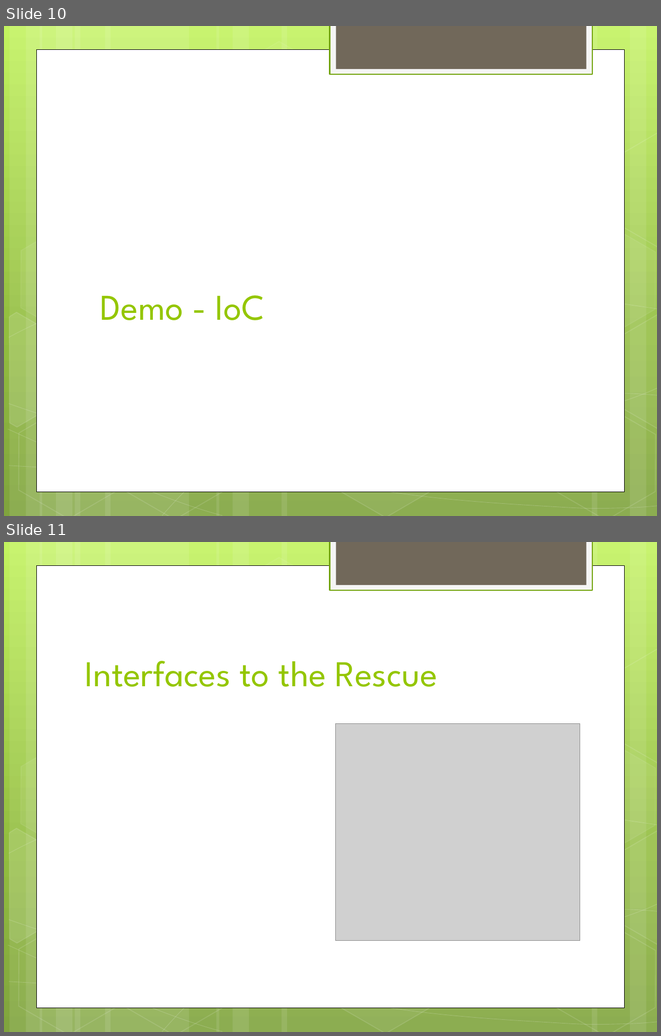
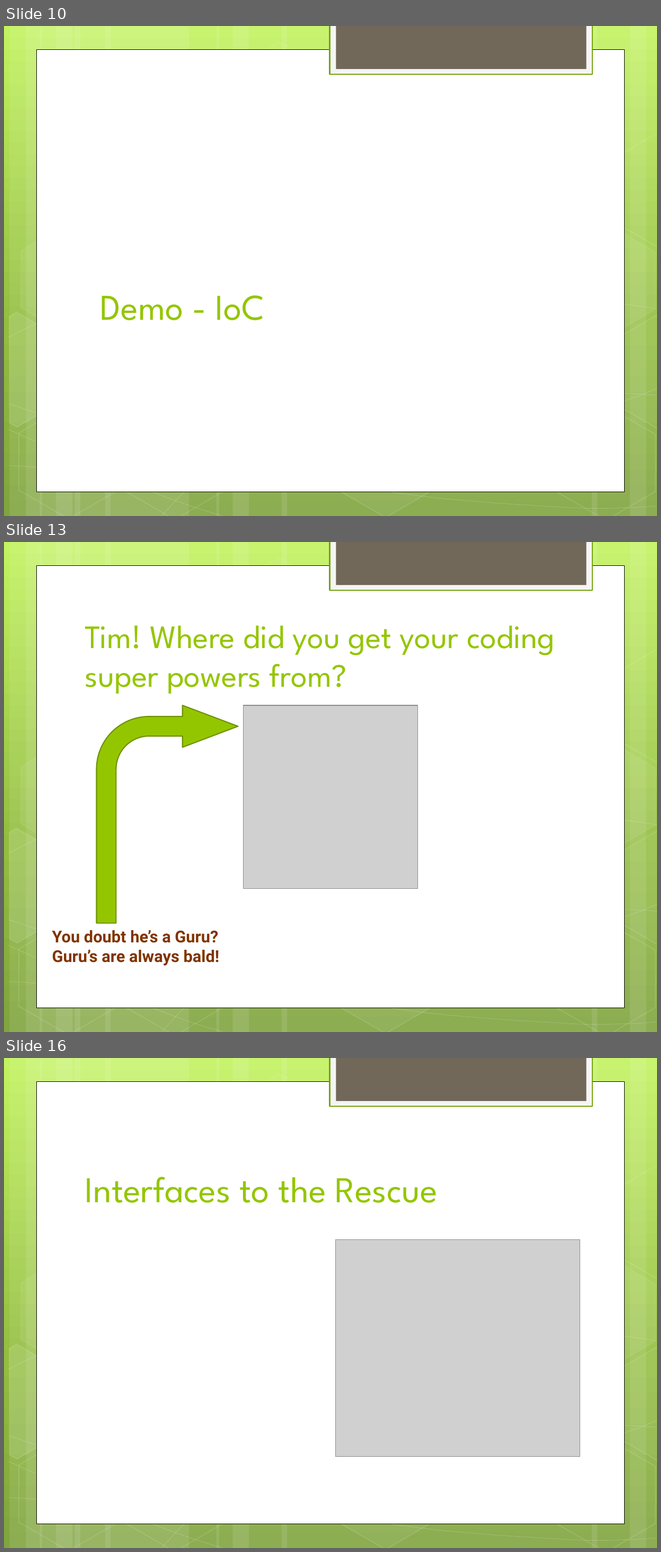
Before and after one commit to trayburn/Presentation-AdvancedTDD, a slide deck: Advanced Test Driven Development.pptx. Shown one above the other, each under a label of ours: slides 10 and 11 before the commit, slides 10, 13 and 16 after it; the slides between them are not shown. The pictures are 661x1036 and 661x1552 pixels, drawn with LibreOffice and Linux fonts; fonts in the diff are those of the drawing; grey boxes stand for pictures; background and template pictures are left out. Boxes give left, top, right and bottom in pixels: in the first picture for what was removed or moved away, otherwise in the second. Text is boxed around its words. In the diff, an @@ line names an element or a change of style, - is before the commit and + after.

```diff
--- a/Advanced Test Driven Development.pptx
+++ b/Advanced Test Driven Development.pptx
@@ slide 13 added at (x1=4, y1=542, x2=657, y2=1032), background gradient #C3F35F to #93BF3F to #81A53E; not listed: 31 template elements that a slide beside it also shows @@
@@ title added at (x1=85, y1=625, x2=555, y2=694), 36 pt, text #94C600 @@
+Tim! Where did you get your coding super powers from?
@@ bent arrow added at (x1=97, y1=705, x2=238, y2=923), fill #94C600, outline #6D9200 1.25 pt @@
@@ picture added at (x1=243, y1=705, x2=418, y2=889) @@
@@ text added at (x1=52, y1=930, x2=220, y2=965), 18 pt, text #803400, bold @@
+You doubt he’s a Guru?
+Guru’s are always bald!
@@ what was slide 11 is now slide 16 @@
```
Also in this commit, not shown: 4 other slides added.
